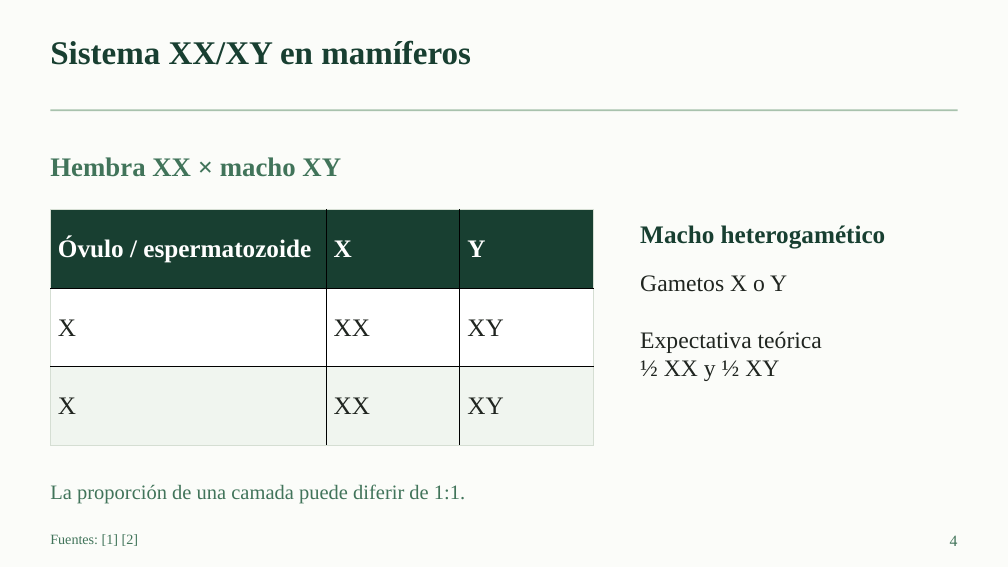
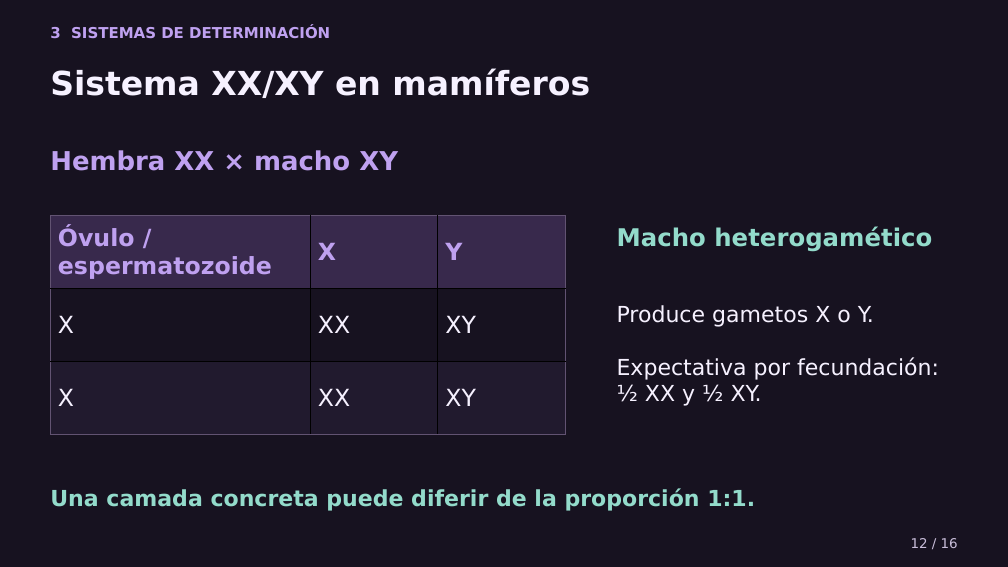
Before and after one commit to elranchodejuan-jo/juan.bajana, a slide deck: slide 12 of exposiciones/assets/descargas/presentacion-determinacion-sexual-animal.pptx (slide 4 before the commit). Drawn at 1008x567 pixels with LibreOffice and Linux fonts; fonts in the diff are those of the drawing. Boxes give left, top, right and bottom in pixels: in the first picture for what was removed or moved away, otherwise in the second. Text is boxed around its words. In the diff, an @@ line names an element or a change of style, - is before the commit and + after.

```diff
--- a/exposiciones/assets/descargas/presentacion-determinacion-sexual-animal.pptx
+++ b/exposiciones/assets/descargas/presentacion-determinacion-sexual-animal.pptx
@@ background #FBFCF9 to #171220 @@
@@ text added at bbox=[50, 27, 330, 39], 14.2 pt, text #BFA1F0, bold @@
+3 SISTEMAS DE DETERMINACIÓN
@@ text "Sistema XX/XY en mamíferos": place and size @@
-text "Sistema XX/XY en mamíferos" at bbox=[50, 40, 471, 65]
+text "Sistema XX/XY en mamíferos" at bbox=[50, 68, 590, 98]
@@ text "Sistema XX/XY en mamíferos" at bbox=[50, 68, 590, 98]: font Times New Roman to DejaVu Sans, text colour #183F31 to #F6F1FF @@
@@ rectangle removed at bbox=[51, 110, 958, 111] @@
@@ text "Hembra XX × macho XY" at bbox=[50, 150, 398, 171]: size 25.5 to 24.8 pt, font Times New Roman to DejaVu Sans, text colour #41745A to #BFA1F0 @@
@@ table at bbox=[51, 216, 566, 435] @@
@@ fill #183F31 to #38294C in row 1 @@
@@ fill #FFFFFF to #171220 in row 2 @@
@@ fill #F0F5EF to #211A2E in row 3 @@
@@ size 24 to 22.5 pt, font Times New Roman to DejaVu Sans @@
@@ text colour #FFFFFF to #BFA1F0 in "Óvulo / espermatozoide", "X", "Y" @@
@@ text colour #202520 to #F6F1FF in "X", "XX", "XY", "X" and 2 more places @@
@@ borders changed @@
@@ table: place and size @@
-table at bbox=[51, 209, 594, 445]
+table at bbox=[51, 216, 566, 435]
@@ text "Macho heterogamético": place and size @@
-text "Macho heterogamético" at bbox=[640, 225, 886, 249]
+text "Macho heterogamético" at bbox=[617, 226, 932, 252]
@@ text "Macho heterogamético" at bbox=[617, 226, 932, 252]: size 24 to 23.2 pt, font Times New Roman to DejaVu Sans, text colour #183F31 to #93DBCB @@
@@ text at bbox=[617, 305, 939, 406]: text changed; size 22.5 to 21 pt; font Times New Roman to DejaVu Sans; text colour #202520 to #F6F1FF @@
-Gametos X o Y
-Expectativa teórica
-½ XX y ½ XY
+Produce gametos X o Y.
+Expectativa por fecundación:
+½ XX y ½ XY.
@@ text at bbox=[50, 488, 755, 511]: text changed; size 19.5 to 21 pt; font Times New Roman to DejaVu Sans; text colour #41745A to #93DBCB; bold on @@
-La proporción de una camada puede diferir de 1:1.
+Una camada concreta puede diferir de la proporción 1:1.
@@ text removed at bbox=[50, 534, 138, 546] @@
-Fuentes: [1] [2]
@@ text added at bbox=[911, 538, 958, 548], 12.8 pt, text #C9BEDA @@
+12 / 16
@@ text removed at bbox=[950, 535, 958, 546] @@
-4
```
Also in this commit, not shown: 3 other slides changed, 12 slides added, 16 slides removed, 22 other files.
